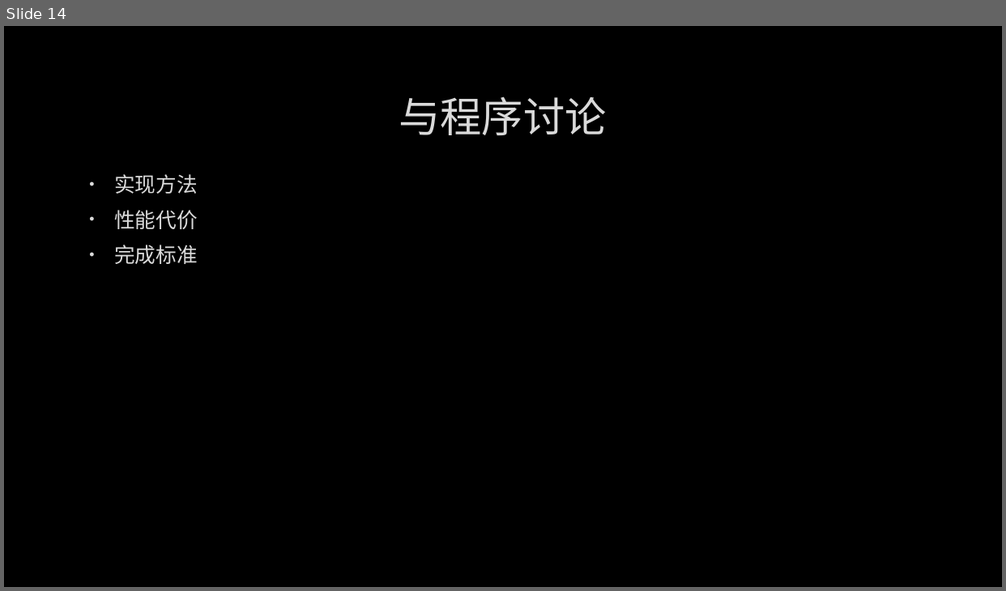
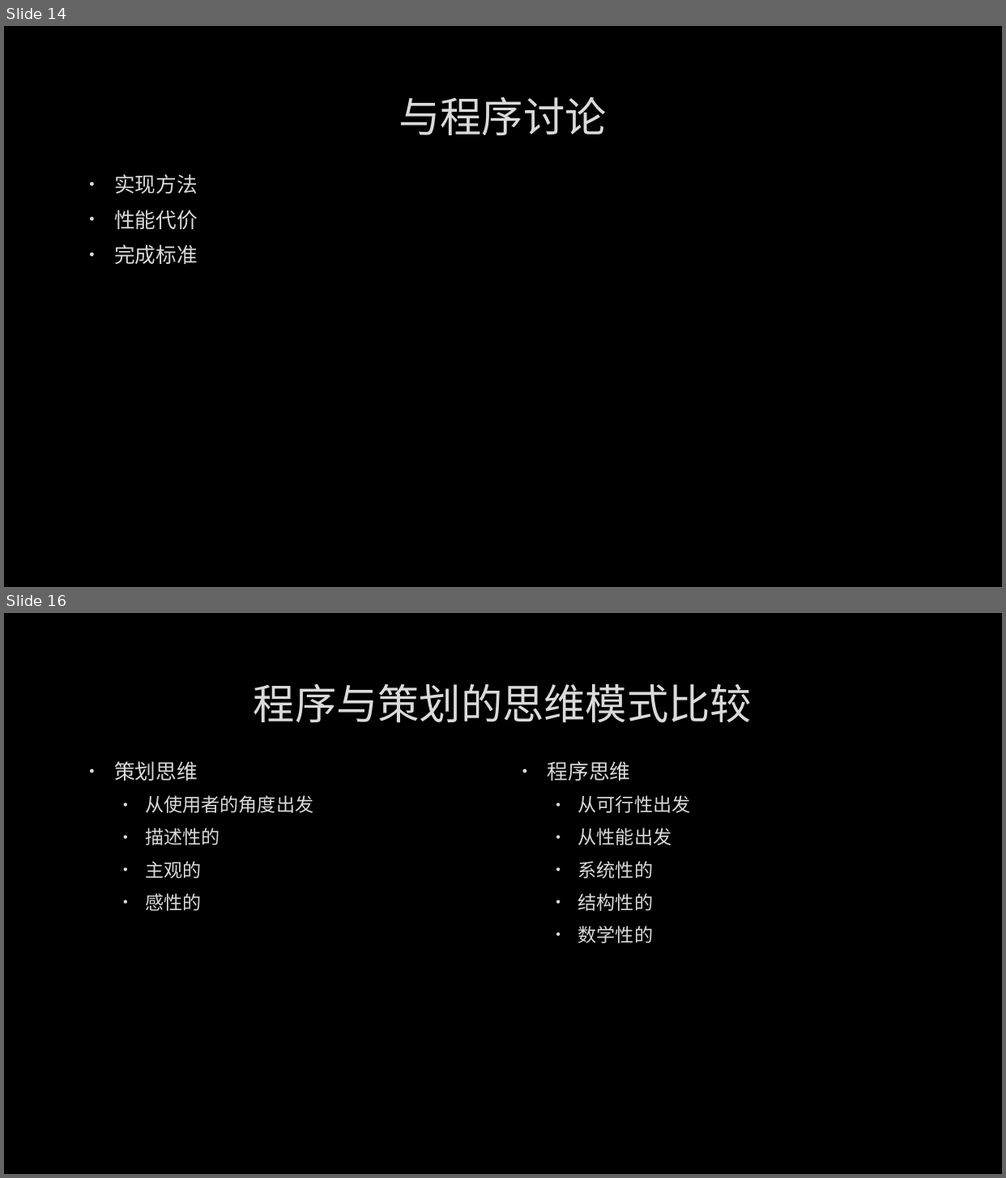
Before and after one commit to albertclass/Lessons, a slide deck: communication/策划与程序沟通技巧.pptx. Shown one above the other, each under a label of ours: slide 14 before the commit, slides 14 and 16 after it; the slides between them are not shown. The pictures are 1006x591 and 1006x1178 pixels, drawn with LibreOffice and Linux fonts; fonts in the diff are those of the drawing; background and template pictures are left out. Boxes give left, top, right and bottom in pixels: in the first picture for what was removed or moved away, otherwise in the second. Text is boxed around its words. In the diff, an @@ line names an element or a change of style, - is before the commit and + after.

```diff
--- a/communication/策划与程序沟通技巧.pptx
+++ b/communication/策划与程序沟通技巧.pptx
@@ slide 16 added at (4,613,1002,1174), background picture (left out) @@
@@ title added at (253,683,752,723), 40 pt, text #DADADA @@
+程序与策划的思维模式比较
@@ text added at (114,761,313,911), 18 pt, text #DADADA @@
+• 策划思维
+  • 从使用者的角度出发
+  • 描述性的
+  • 主观的
+  • 感性的
@@ text added at (548,761,691,943), 18 pt, text #DADADA @@
+• 程序思维
+  • 从可行性出发
+  • 从性能出发
+  • 系统性的
+  • 结构性的
+  • 数学性的
```
Also in this commit, not shown: 2 slides changed, 5 other slides added, 3 slides removed.
